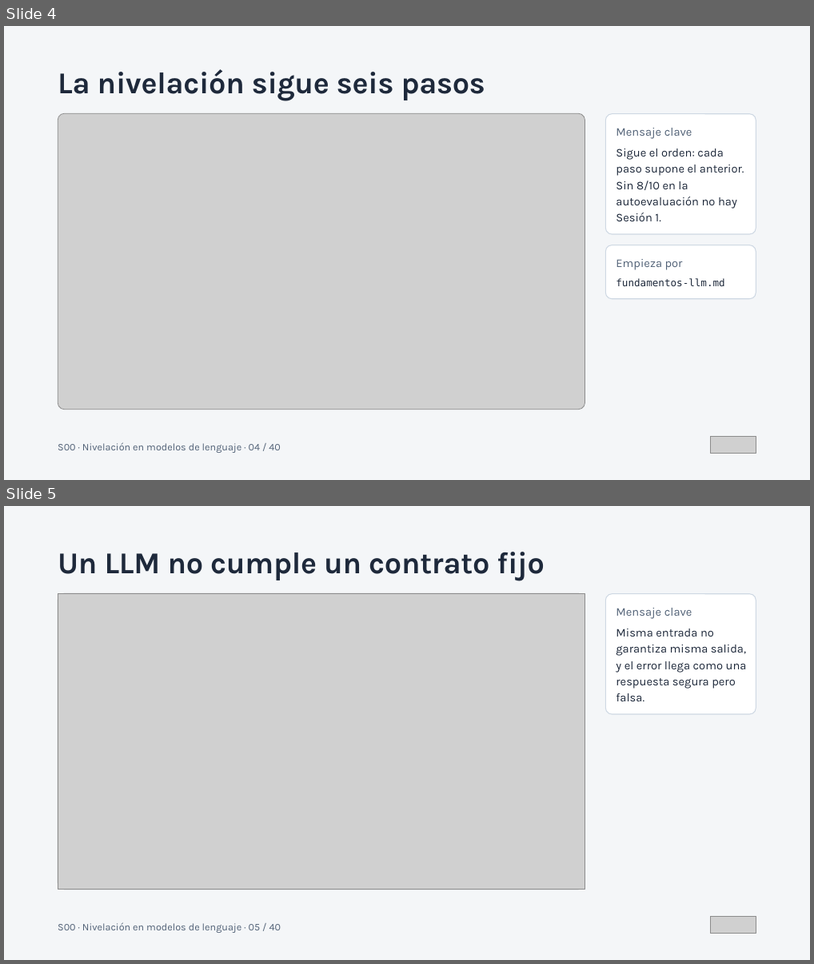
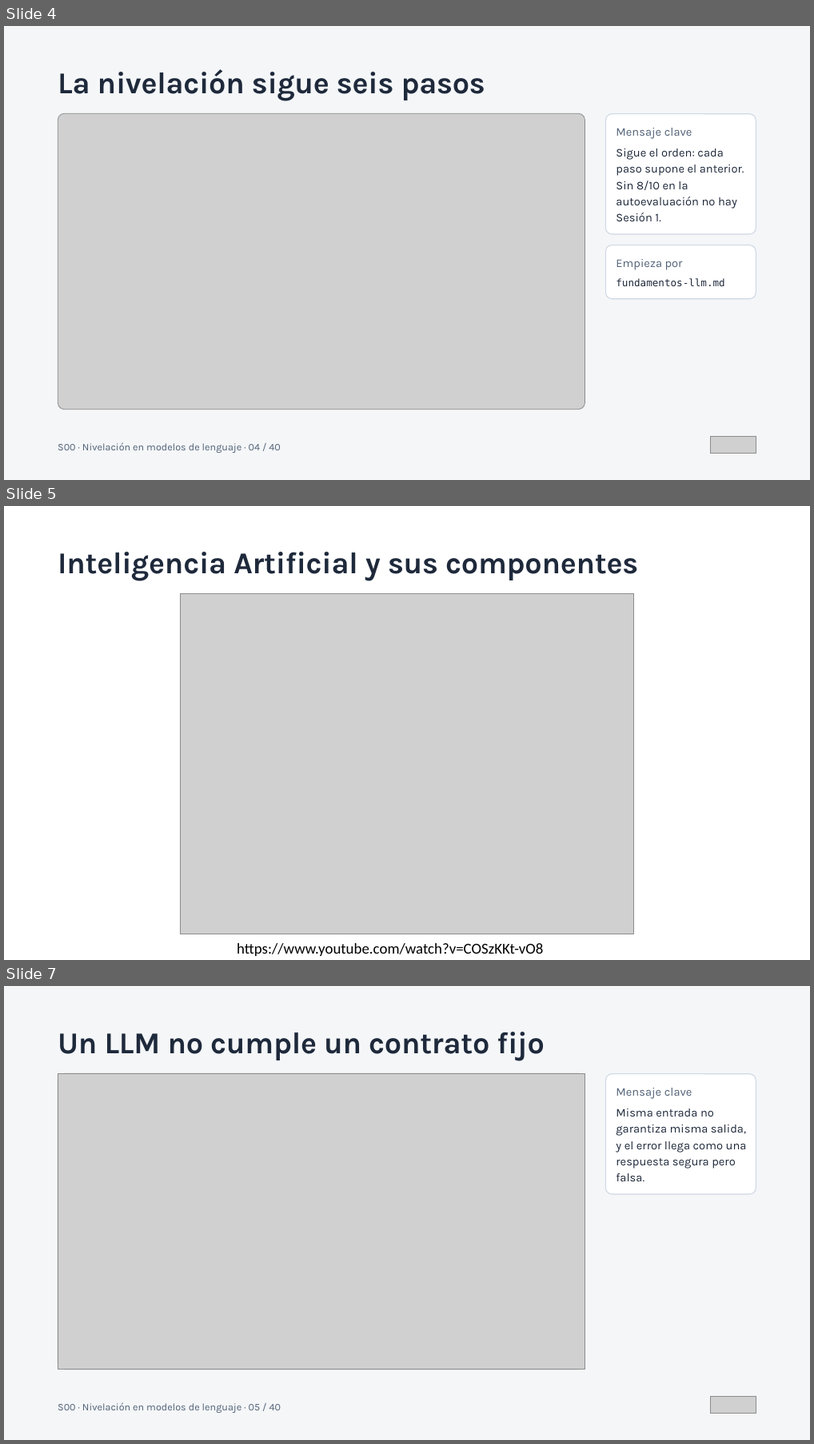
Before and after one commit to javierrosado/ariwalab-course-langchain, a slide deck: 00-preparacion/S00 · Nivelación en modelos de lenguaje.pptx. Shown one above the other, each under a label of ours: slides 4 and 5 before the commit, slides 4, 5 and 7 after it; the slides between them are not shown. The pictures are 814x964 and 814x1444 pixels, drawn with LibreOffice and Linux fonts; fonts in the diff are those of the drawing; grey boxes stand for pictures. Boxes give left, top, right and bottom in pixels: in the first picture for what was removed or moved away, otherwise in the second. Text is boxed around its words. In the diff, an @@ line names an element or a change of style, - is before the commit and + after.

```diff
--- a/00-preparacion/S00 · Nivelación en modelos de lenguaje.pptx
+++ b/00-preparacion/S00 · Nivelación en modelos de lenguaje.pptx
@@ slide 5 added at (x1=4, y1=506, x2=810, y2=960), background #FFFFFF @@
@@ text added at (x1=58, y1=552, x2=638, y2=581), 36 pt, text #1E293B, bold @@
+Inteligencia Artificial y sus componentes
@@ picture added at (x1=180, y1=593, x2=634, y2=934) @@
@@ text added at (x1=237, y1=943, x2=543, y2=956), 18 pt, text #000000 @@
+https://www.youtube.com/watch?v=COSzKKt-vO8
@@ what was slide 5 is now slide 7 @@
```
Also in this commit, not shown: 5 slides changed, 2 other slides added, 1 other file.
